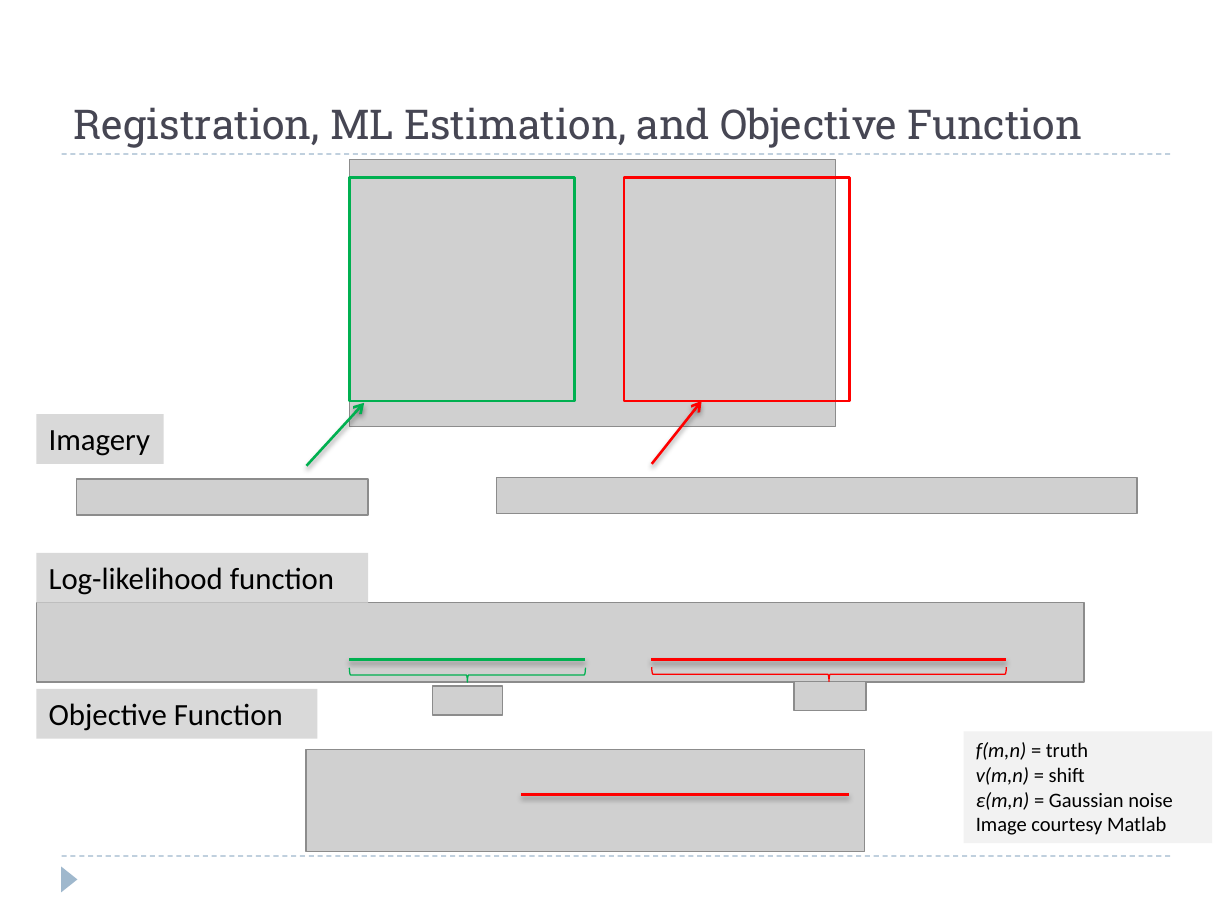
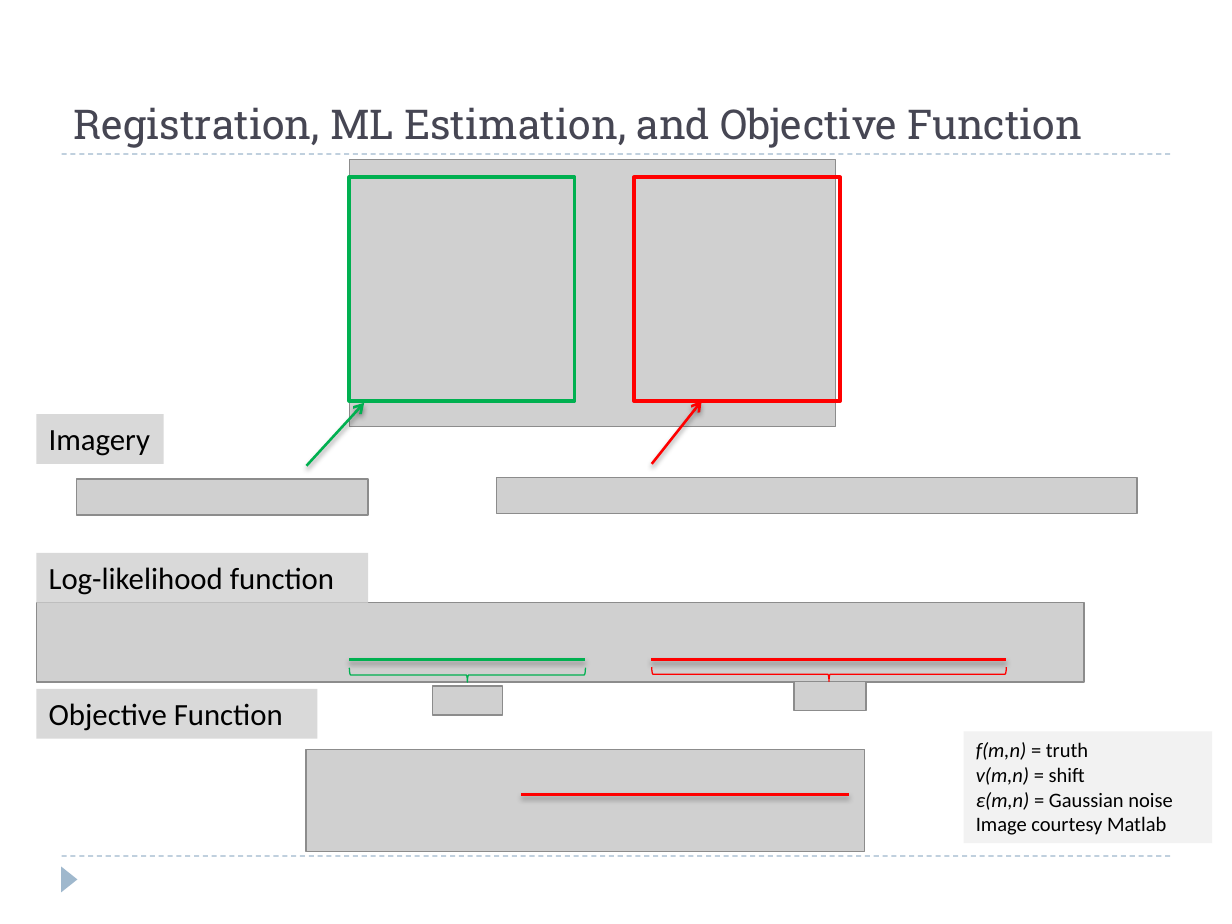
Before and after one commit to josh-gleason/CS679, a slide deck: slide 10 of Presentation/CS679Presentation2.pptx. Drawn at 1232x924 pixels with LibreOffice and Linux fonts; fonts in the diff are those of the drawing; grey boxes stand for pictures. Boxes give left, top, right and bottom in pixels: in the first picture for what was removed or moved away, otherwise in the second. Text is boxed around its words. In the diff, an @@ line names an element or a change of style, - is before the commit and + after.

```diff
--- a/Presentation/CS679Presentation2.pptx
+++ b/Presentation/CS679Presentation2.pptx
@@ rectangle: place and size @@
-rectangle at box(625, 177, 850, 400)
+rectangle at box(634, 177, 840, 400)
@@ rectangle at box(634, 177, 840, 400): outline #FF0000 1.5 pt to #FF0000 2.25 pt @@
```
Also in this commit, not shown: 7 other slides changed.
